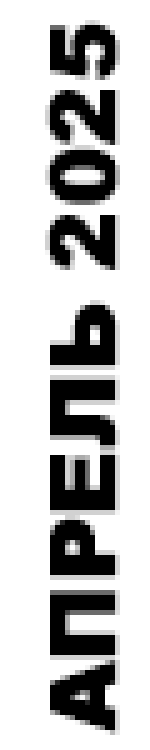
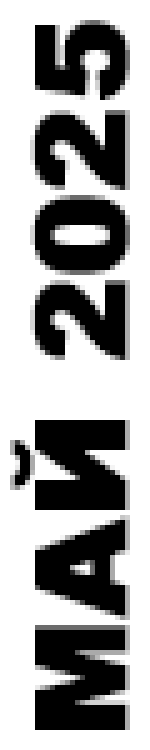
Two versions of the same layered image (150 x 750). Layer-by-layer changes:
renamed "АПРЕЛЬ 2025" to "МАЙ 2025", painted on it over (10, 20, 130, 735)
